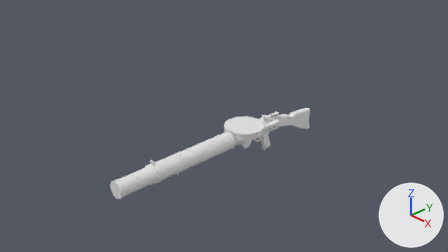
The Blender file Lewis Gun/lewisGun.blend: old version first, new version second.
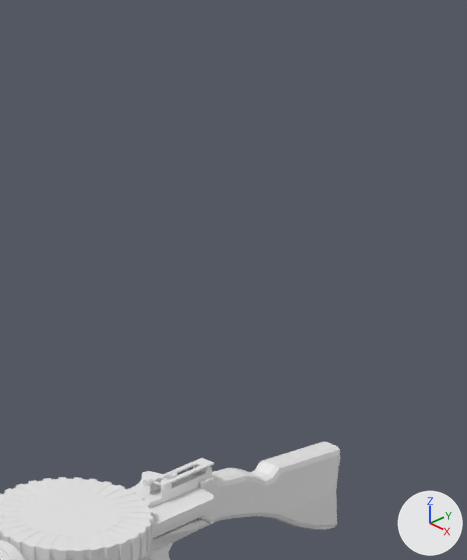
Old and new are each drawn from the file's camera 'Camera' and again close up on the part from 51% to 76% of the width and 0% to 54% of the height. Every picture has the same lights, and +X, +Y and +Z are marked at lower right. The older version's two pictures come first.

In view in the first close-up: 'Magazine', 'lewisGun' and 1 more.
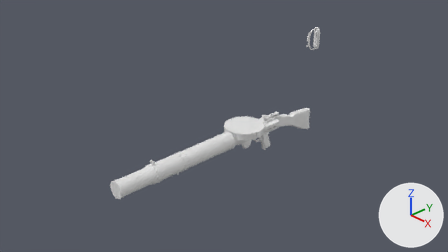
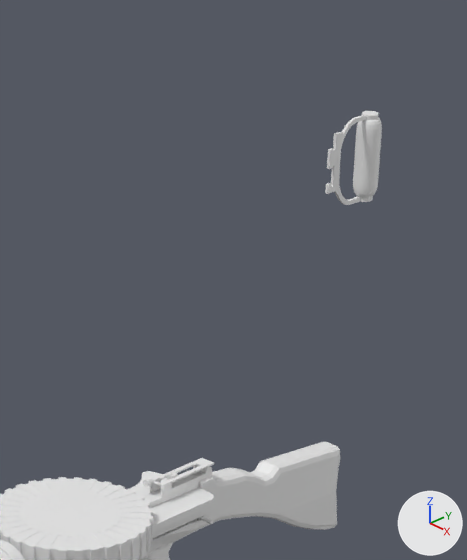
What the commit changed:
Object 'spadeGrip' (ob_spadegrip) is now shown.

Changed parts and their boxes [x1, y1, x2, y2] in the close-ups (467 x 560 px):
'spadeGrip', shown
    after: [325, 111, 382, 205]
